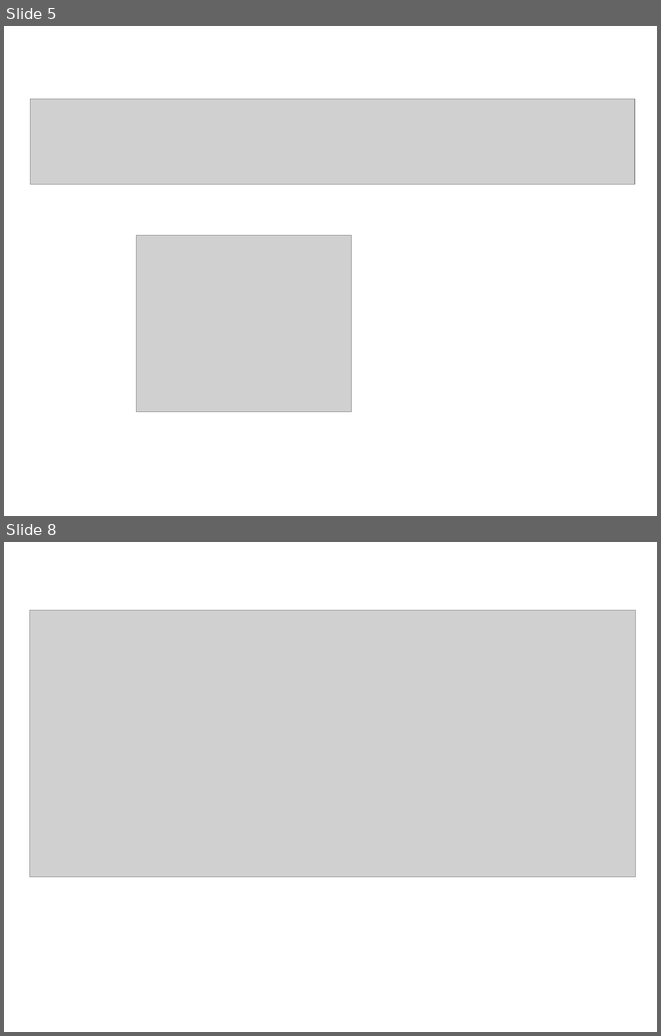
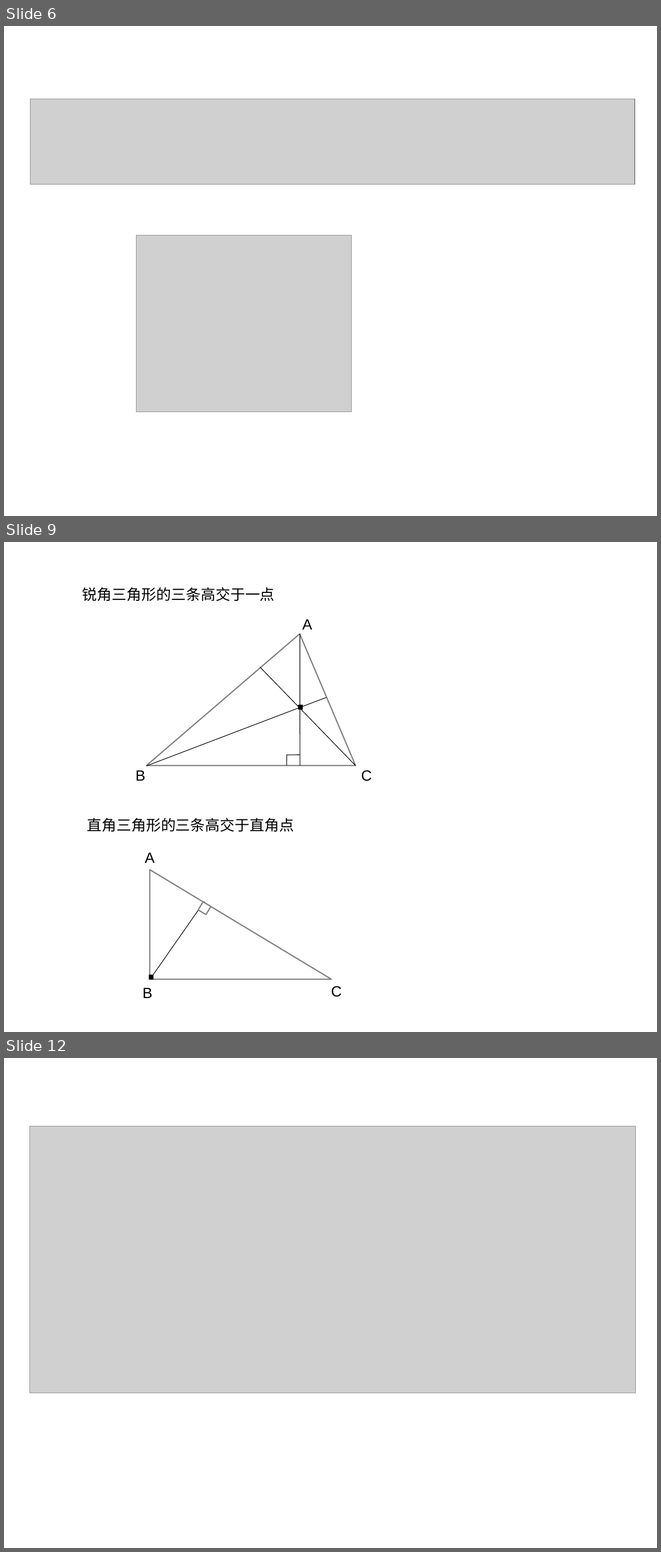
Before and after one commit to ericzhang/english-math, a slide deck: math/grade-7-下/7下数学北师大版-unit-4-三角形.ppt. Shown one above the other, each under a label of ours: slides 5 and 8 before the commit, slides 6, 9 and 12 after it; the slides between them are not shown. The pictures are 661x1036 and 661x1552 pixels, drawn with LibreOffice and Linux fonts; fonts in the diff are those of the drawing; grey boxes stand for pictures. Boxes give left, top, right and bottom in pixels: in the first picture for what was removed or moved away, otherwise in the second. Text is boxed around its words. In the diff, an @@ line names an element or a change of style, - is before the commit and + after.

```diff
--- a/math/grade-7-下/7下数学北师大版-unit-4-三角形.ppt
+++ b/math/grade-7-下/7下数学北师大版-unit-4-三角形.ppt
@@ slide 9 added at (4,542,657,1032), background #FFFFFF @@
@@ text added at (82,587,275,601), 18 pt, text #000000 @@
+锐角三角形的三条高交于一点
@@ text added at (302,619,312,629), 18 pt, text #000000 @@
+A
@@ triangle added at (146,634,355,765), fill #FFFFFF, outline #808080 1.45 pt @@
@@ line added from (300, 634) to (300, 765), #000000 0.74 pt @@
@@ line added from (355, 765) to (260, 667), #000000 0.74 pt @@
@@ text added at (290,677,309,720), 40 pt, text #000000, bold @@
+.
@@ line added from (146, 766) to (326, 697), #000000 0.74 pt @@
@@ line added from (300, 755) to (286, 755), #000000 0.74 pt @@
@@ line added from (286, 765) to (286, 755), #000000 0.74 pt @@
@@ text added at (135,770,146,780), 18 pt, text #000000 @@
+B
@@ text added at (361,770,372,781), 18 pt, text #000000 @@
+C
@@ text added at (87,818,294,832), 18 pt, text #000000 @@
+直角三角形的三条高交于直角点
@@ text added at (145,852,155,863), 18 pt, text #000000 @@
+A
@@ right triangle added at (150,870,331,979), fill #FFFFFF, outline #808080 1.45 pt @@
@@ line added from (150, 979) to (204, 902), #000000 0.74 pt @@
@@ rectangle added at (199,901,211,914), fill #FFFFFF, outline #808080 1.45 pt @@
@@ text added at (141,947,158,990), 40 pt, text #000000, bold @@
+.
@@ text added at (331,986,342,997), 18 pt, text #000000 @@
+C
@@ text added at (142,987,152,998), 18 pt, text #000000 @@
+B
@@ what was slide 5 is now slide 6 @@
@@ what was slide 8 is now slide 12 @@
```
Also in this commit, not shown: 4 slides changed, 3 other slides added, 1 other file.
